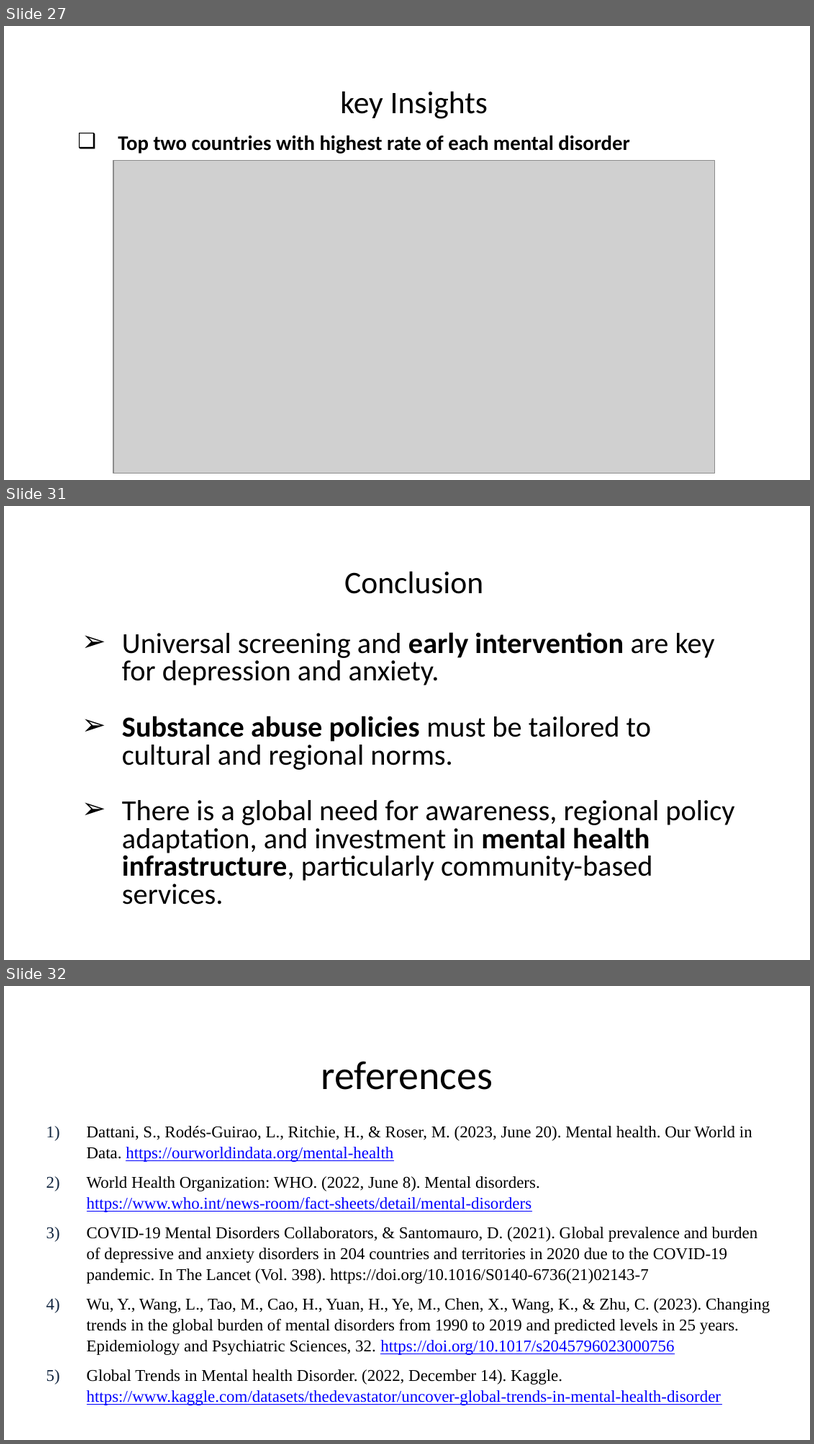
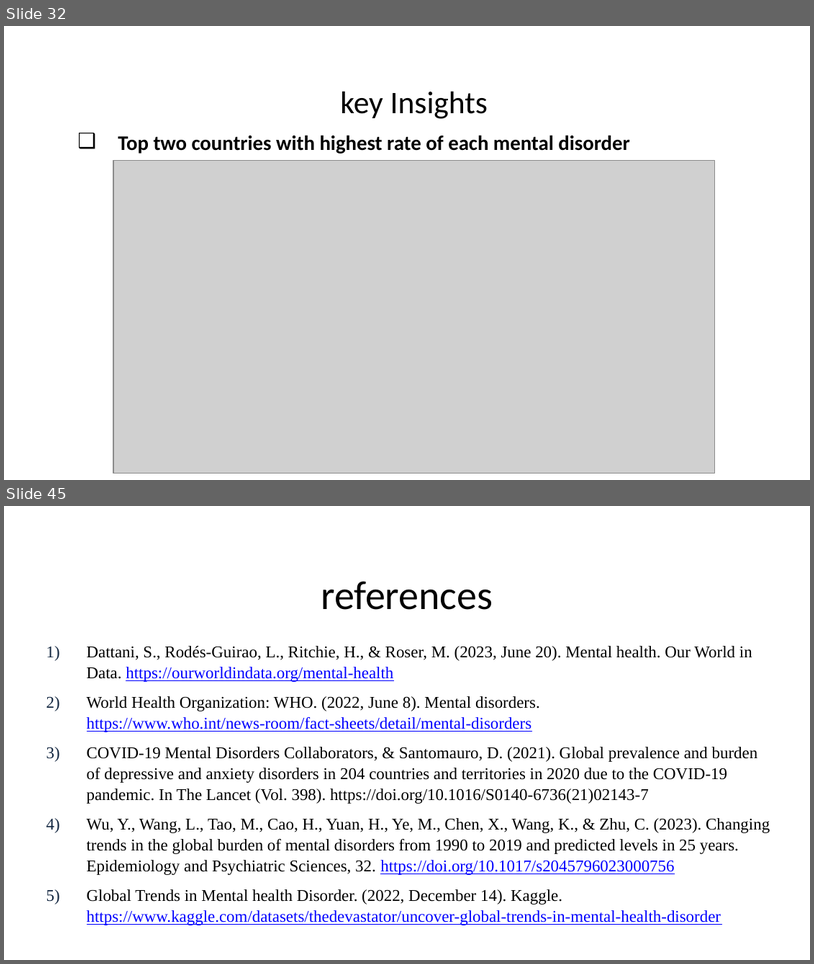
Before and after one commit to Sridhar-MSinDS/Health-Information-Technology-750, a slide deck: FinalPresentation_Team3_HIT750.pptx. Shown one above the other, each under a label of ours: slides 27, 31 and 32 before the commit, slides 32 and 45 after it; the slides between them are not shown. The pictures are 814x1444 and 814x964 pixels, drawn with LibreOffice and Linux fonts; fonts in the diff are those of the drawing; grey boxes stand for pictures; background and template pictures are left out. Boxes give left, top, right and bottom in pixels: in the first picture for what was removed or moved away, otherwise in the second. Text is boxed around its words. In the diff, an @@ line names an element or a change of style, - is before the commit and + after.

```diff
--- a/FinalPresentation_Team3_HIT750.pptx
+++ b/FinalPresentation_Team3_HIT750.pptx
@@ slide 31 removed at bbox=[4, 506, 810, 960], background #FFFFFF @@
@@ text removed at bbox=[345, 571, 484, 594] @@
-Conclusion
@@ text removed at bbox=[122, 632, 735, 904] @@
-➢ Universal screening and early intervention are key for depression and anxiety.
-➢ Substance abuse policies must be tailored to cultural and regional norms.
-➢ There is a global need for awareness, regional policy adaptation, and investment in mental health infrastructure, particularly community-based services.
@@ what was slide 27 is now slide 32 @@
@@ what was slide 32 is now slide 45 @@
```
Also in this commit, not shown: 3 slides changed, 18 slides added, 4 other slides removed.
